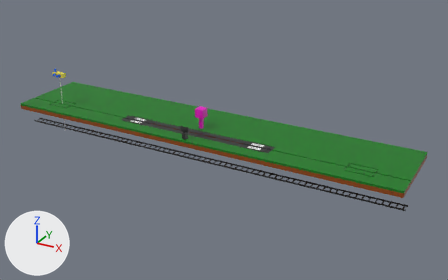
Before and after pictures for a commit that changed the glTF model models/airport_diorama.glb.
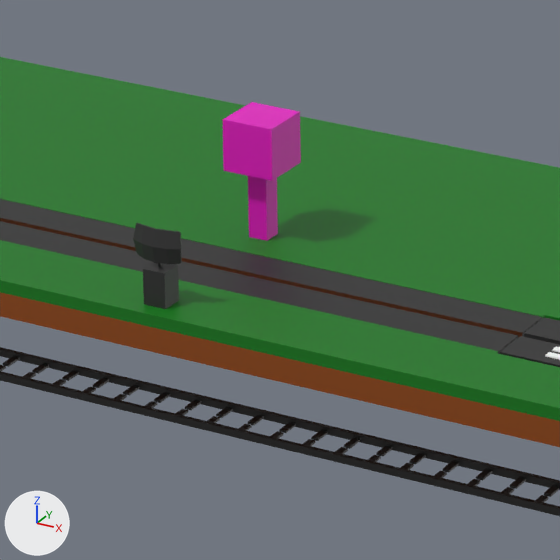
The first picture shows the older version from a camera (50 mm lens) standing at (7.04, -11.33, 5.7) and looking at (0.48, 0.59, -0.25). The close-ups show both versions on the part from 35% to 56% of the width and 32% to 64% of the height of that picture; other places that the commit changed are outside them. Lighting does not change. The marker at lower left points along +X, +Y and +Z. Where no turn or scale is listed for an object, it has been applied to the vertices.

The older version as bpy lines, for what is in view:
```python
mat_tower = principled_material('Tower')
mat_tower.base_color = (0.8, 0.00314, 0.545)  # pink #e70ac3
me_cube_002 = bpy.data.meshes.new('Cube.002')
me_cube_002.from_pydata(...)  # 16 vertices, 26 faces; spans x -0.107..0.107, y -0.107..0.107, z -0.325..0.296
me_cube_002.materials.append(mat_tower)  # pink #e70ac3
me_cube_008 = bpy.data.meshes.new('Cube.008')
me_cube_008.from_pydata(...)  # 38 vertices, 68 faces; spans x -0.102..0.102, y -0.051..0.007, z -0.008..0.129
me_cube_008.materials.append(mat_runway)  # black #2d2d2d
me_cube_024 = bpy.data.meshes.new('Cube.024')
me_cube_024.from_pydata(...)  # 16 vertices, 22 faces; spans x -0.047..0.047, y -0.047..0.047, z 0.0..0.176
me_cube_024.materials.append(mat_runway)  # black #2d2d2d
me_plane_007 = bpy.data.meshes.new('Plane.007')
me_plane_007.from_pydata(...)  # 1136 vertices, 1704 faces; spans x -0.01..9.9, y -0.11..0.11, z 0.0..0.01
me_plane_007.materials.append(mat_runway)  # black #2d2d2d
ob_cube_002 = bpy.data.objects.new('Cube.002', me_cube_002)
ob_cube_002.location = (0.0, 0.351, 0.246)
ob_cube_003 = bpy.data.objects.new('Cube.003', me_cube_008)
ob_cube_003.location = (0.0, -0.385, 0.228)
ob_cube_020 = bpy.data.objects.new('Cube.020', me_cube_024)
ob_cube_020.location = (0.0, -0.385, 0.05)
ob_plane_002 = bpy.data.objects.new('Plane.002', me_plane_007)
ob_plane_002.location = (-4.945, 0.0, -0.583)
# also in view: 'Cube' at (0.0, 0.0, 0.02); 'Cube.010' at (1.6, -0.1, -0.02); 'Cube.011' at (1.6, 0.1, -0.02); 'Plane.001' at (0.0, 1.02, -0.03); 'Plane.003' at (0.0, 0.0, -0.57)
```
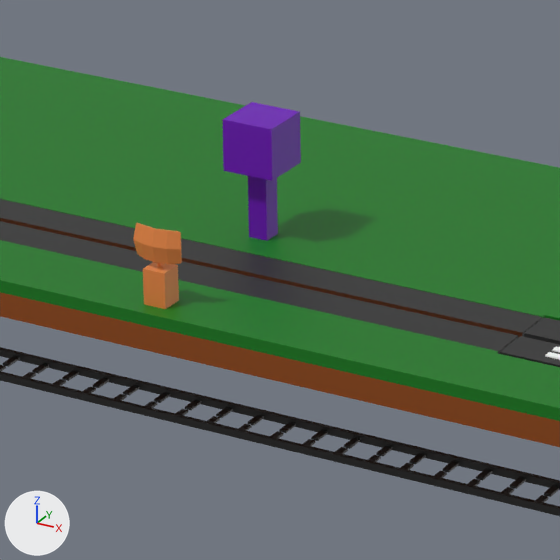
Where the newer file only moved an object's origin or applied its transform, the numbers keep the older frame.

Pixel boxes (x1, y1, x2, y2) of what changed, in the close-ups (560 x 560 px):
'Cube.002', recoloured (pink to purple): (223, 102, 301, 241) in both
'Cube.003', recoloured (black to orange): (133, 223, 182, 264) in both
'Cube.020', recoloured: (143, 262, 179, 309) in both

The change, as a diff of the scene's bpy script:
```diff
--- a/models/airport_diorama.glb.py
+++ b/models/airport_diorama.glb.py
@@ mat_tower @@
 mat_tower = principled_material('Tower')
-mat_tower.base_color = (0.8, 0.00314, 0.545)  # pink #e70ac3
+mat_tower.base_color = (0.156, 0.0, 0.488)  # purple #6e00b9
@@ mat_radar @@
+mat_radar = principled_material('Radar')
+mat_radar.base_color = (0.8, 0.238, 0.0549)  # orange #e78642
@@ me_cube_008 @@
 me_cube_008.from_pydata(...)  # 38 vertices, 68 faces; spans x -0.102..0.102, y -0.051..0.007, z -0.008..0.129
-me_cube_008.materials.append(mat_runway)  # black #2d2d2d
+me_cube_008.materials.append(mat_radar)  # orange #e78642
@@ me_cube_024 @@
 me_cube_024.from_pydata(...)  # 16 vertices, 22 faces; spans x -0.047..0.047, y -0.047..0.047, z 0.0..0.176
-me_cube_024.materials.append(mat_runway)  # black #2d2d2d
+me_cube_024.materials.append(mat_radar)  # orange #e78642
```
